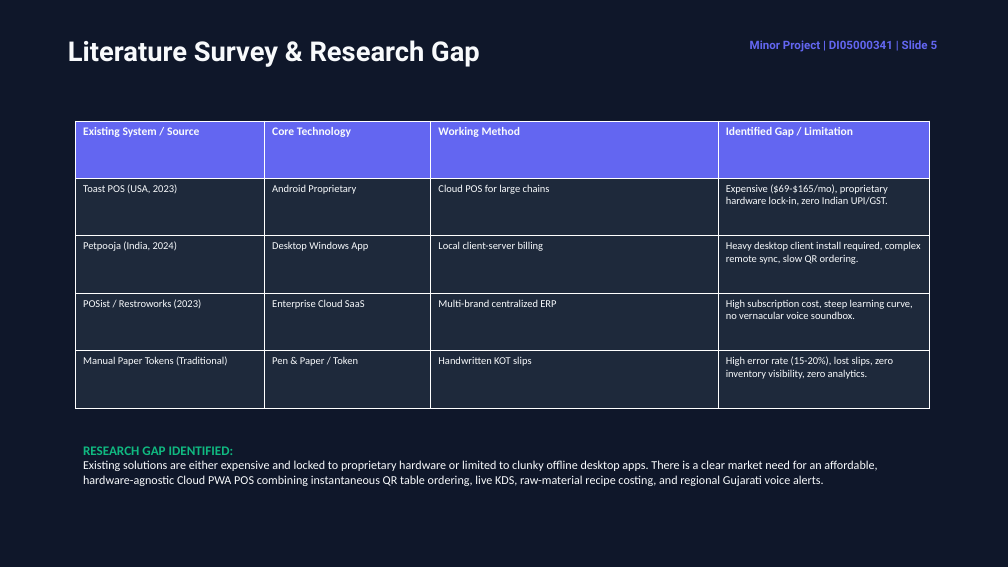
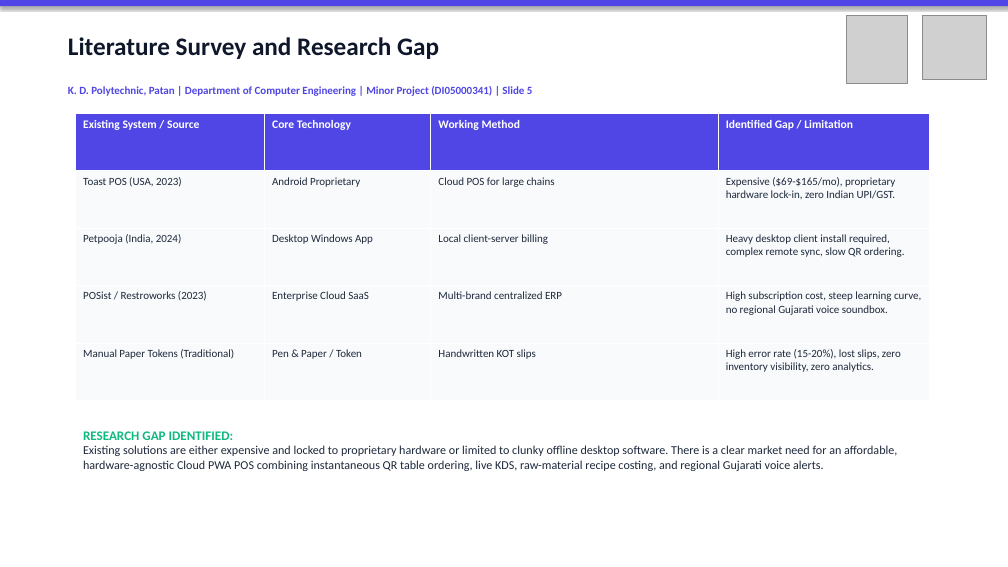
Before and after one commit to Shubh-Patel-07/DineFlow-AI, a slide deck: slide 5 of docs/DineFlow_AI_GTU_Minor_Project_Presentation.pptx. Drawn at 1008x567 pixels with LibreOffice and Linux fonts; fonts in the diff are those of the drawing; grey boxes stand for pictures. Boxes give left, top, right and bottom in pixels: in the first picture for what was removed or moved away, otherwise in the second. Text is boxed around its words. In the diff, an @@ line names an element or a change of style, - is before the commit and + after.

Commit message:
docs(gtu): embed official GTU and KDP Patan logos, light academic theme presentation, and exact chapter page breaks

```diff
--- a/docs/DineFlow_AI_GTU_Minor_Project_Presentation.pptx
+++ b/docs/DineFlow_AI_GTU_Minor_Project_Presentation.pptx
@@ rectangle at [0,0,1008,567]: fill #0F172A to #FFFFFF @@
@@ rectangle added at [0,0,1008,6], fill #4F46E5 @@
@@ picture added at [847,15,907,83] @@
@@ picture added at [923,15,987,79] @@
@@ text at [68,37,439,59]: text changed; size 26 to 24 pt; font Roboto to Calibri; text colour #F8FAFC to #0F172A @@
-Literature Survey & Research Gap
+Literature Survey and Research Gap
@@ text removed at [750,40,938,52] @@
-Minor Project | DI05000341 | Slide 5
@@ text added at [68,86,533,96], 10.5 pt, text #4F46E5, bold @@
+K. D. Polytechnic, Patan | Department of Computer Engineering | Minor Project (DI05000341) | Slide 5
@@ table at [76,113,930,401] @@
-row 4, column 4: High subscription cost, steep learning curve, no vernacular voice soundbox.
+row 4, column 4: High subscription cost, steep learning curve, no regional Gujarati voice soundbox.
@@ fill #6366F1 to #4F46E5 in row 1 @@
@@ fill #1E293B to #F8FAFC in 16 cells @@
@@ text colour #F8FAFC to #FFFFFF in "Existing System / Source", "Core Technology", "Working Method", "Identified Gap / Limitation" @@
@@ size 10 to 10.5 pt, text colour #F8FAFC to #1E293B in "Toast POS (USA, 2023)", "Android Proprietary", "Cloud POS for large chains", "Expensive ($69-$165/mo), proprietary hardware lock-in, zero  ..." and 11 more places @@
@@ table: place and size @@
-table at [76,121,930,408]
+table at [76,113,930,401]
@@ text "RESEARCH GAP IDENTIFIED:": place and size @@
-text "RESEARCH GAP IDENTIFIED:" at [83,446,877,486]
+text "RESEARCH GAP IDENTIFIED:" at [83,431,897,471]
@@ text at [83,445,897,471]: text changed; text colour #F8FAFC to #1E293B @@
-Existing solutions are either expensive and locked to proprietary hardware or limited to clunky offline desktop apps. There is a clear market need for an affordable, hardware-agnostic Cloud PWA POS combining instantaneous QR table ordering, live KDS, raw-material recipe costing, and regional Gujarati voice alerts.
+Existing solutions are either expensive and locked to proprietary hardware or limited to clunky offline desktop software. There is a clear market need for an affordable, hardware-agnostic Cloud PWA POS combining instantaneous QR table ordering, live KDS, raw-material recipe costing, and regional Gujarati voice alerts.
```
Also in this commit, not shown: 16 other slides changed, 5 other files.
